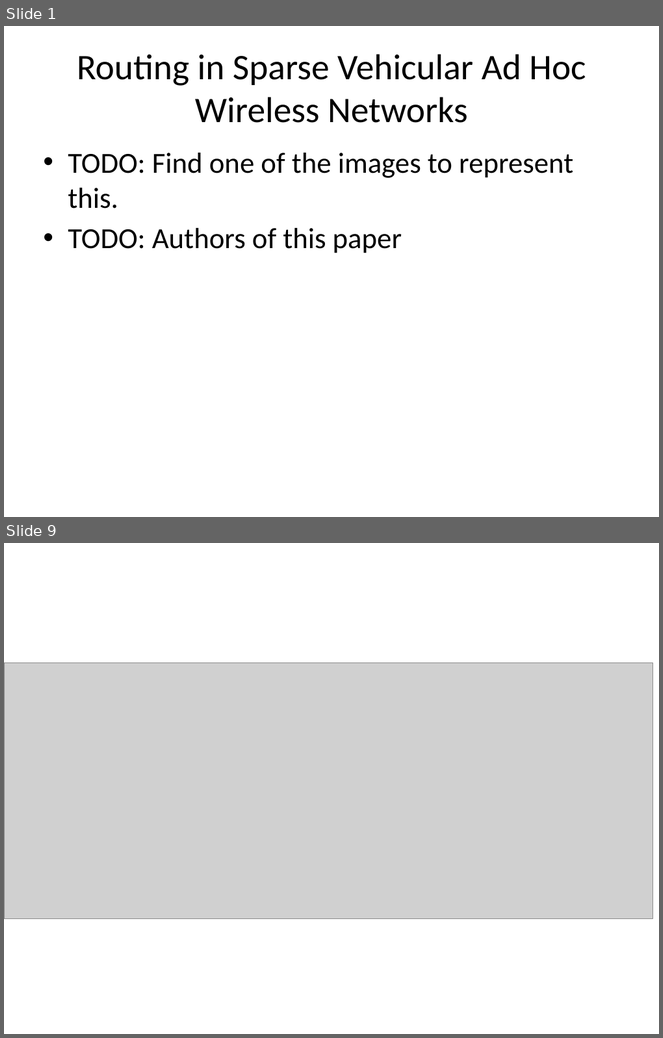
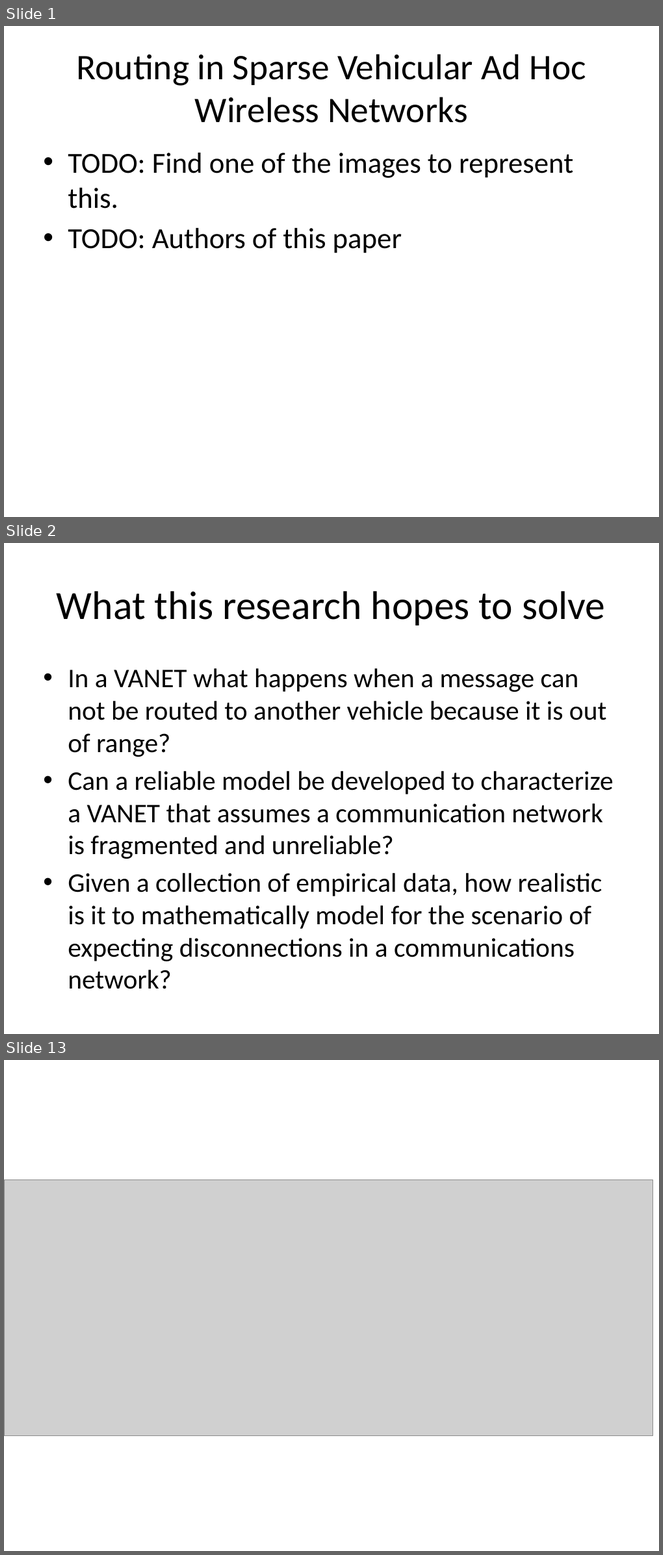
Before and after one commit to f33losopher/EEMaster_VANET, a slide deck: VANET_Felix.pptx. Shown one above the other, each under a label of ours: slides 1 and 9 before the commit, slides 1, 2 and 13 after it; the slides between them are not shown. The pictures are 663x1038 and 663x1555 pixels, drawn with LibreOffice and Linux fonts; fonts in the diff are those of the drawing; grey boxes stand for pictures. Boxes give left, top, right and bottom in pixels: in the first picture for what was removed or moved away, otherwise in the second. Text is boxed around its words. In the diff, an @@ line names an element or a change of style, - is before the commit and + after.

```diff
--- a/VANET_Felix.pptx
+++ b/VANET_Felix.pptx
@@ slide 2 added at box(4, 543, 659, 1034), background #FFFFFF @@
@@ title added at box(57, 591, 605, 626), 44 pt, text #000000 @@
+What this research hopes to solve
@@ text added at box(68, 668, 614, 990), 29.6 pt, text #000000 @@
+• In a VANET what happens when a message can not be routed to another vehicle because it is out of range?
+• Can a reliable model be developed to characterize a VANET that assumes a communication network is fragmented and unreliable?
+• Given a collection of empirical data, how realistic is it to mathematically model for the scenario of expecting disconnections in a communications network?
@@ what was slide 9 is now slide 13 @@
```
Also in this commit, not shown: 10 other slides added, 7 slides removed, 2 other files.
